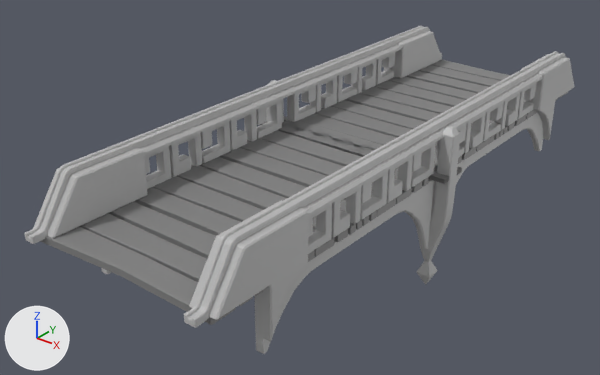
Two versions of the FBX model Assets/Models/SM_Bridge_02.fbx, one commit apart.
The view is the same before and after, from a 50 mm lens placed at (7.01, -10.17, 5.27), pointed at (-0.66, -0.59, -0.67). Lighting does not change. The marker at lower left points along +X, +Y and +Z. Where no turn or scale is listed for an object, it has been applied to the vertices.

Before the edit, the objects in view are built like this:
```python
me_mesh = bpy.data.meshes.new('Mesh')
me_mesh.from_pydata(...)  # 3628 vertices, 3481 faces; spans x -1.8..1.79, y -1.11..9.11, z -2.05..0.79
# faces by material slot: [566, 2915]
me_mesh.materials.append(mat_wood)  # grey #828282
me_mesh.materials.append(mat_sm_bridge_01_sm_bridge_01sg12)  # grey #bcbcbc
ob_sm_bridge_02 = bpy.data.objects.new('SM_Bridge_02', me_mesh)
ob_sm_bridge_02.location = (0.01, -4.0, 0.05)
```
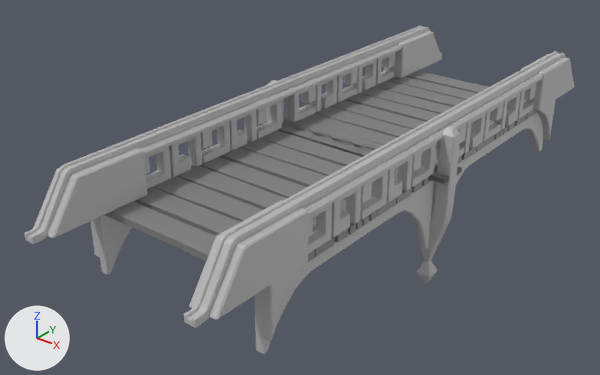
What differs and where, as boxes (x1, y1, x2, y2) in the pictures (600 x 375 px):
part 1 of me_mesh, deleted
    before: (40, 226, 236, 325)
part 2 of me_mesh, deleted
    before: (431, 60, 568, 97)
part 3 of me_mesh, deleted
    before: (418, 65, 558, 101)
part 4 of me_mesh, deleted
    before: (80, 213, 263, 306)

The change in detail:
me_mesh has 3628 vertices, 3481 faces and spans x -1.8..1.79, y -1.11..9.11, z -2.05..0.79.
me_mesh is used by ob_sm_bridge_02; location (0.01, -4.0, 0.05).
me_mesh part 1: the loose piece of 42 vertices spanning x -1.55..1.54, y -0.95..-0.46, z -0.11..0.01 is deleted.
me_mesh part 2: the loose piece of 42 vertices spanning x -1.55..1.54, y 8.45..8.94, z -0.11..0.01 is deleted.
me_mesh part 3: the loose piece of 33 vertices spanning x -1.55..1.54, y 7.99..8.45, z -0.11..0.01 is deleted.
me_mesh part 4: the loose piece of 33 vertices spanning x -1.55..1.54, y -0.46..0.0, z -0.11..0.01 is deleted.
